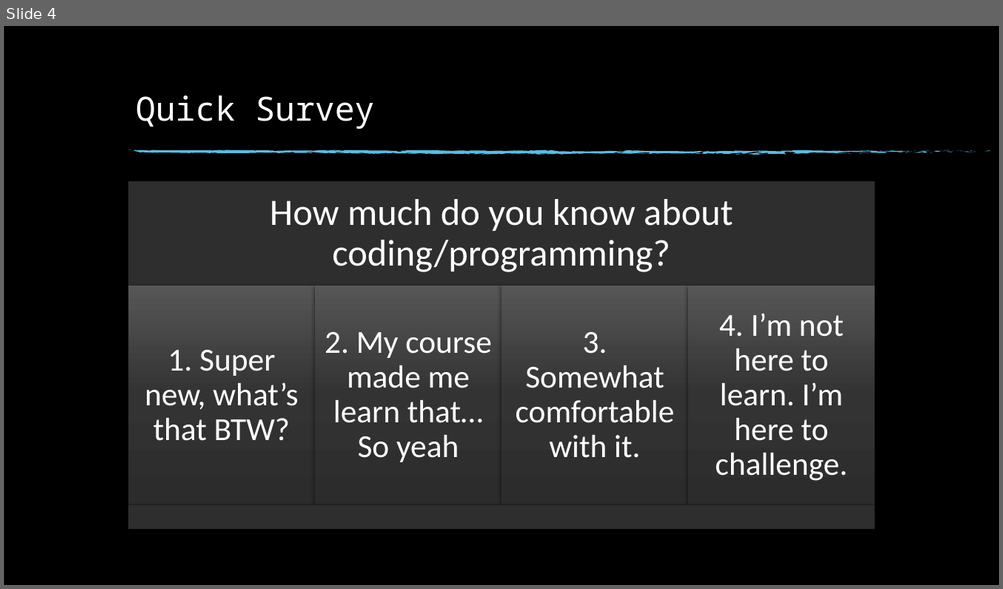
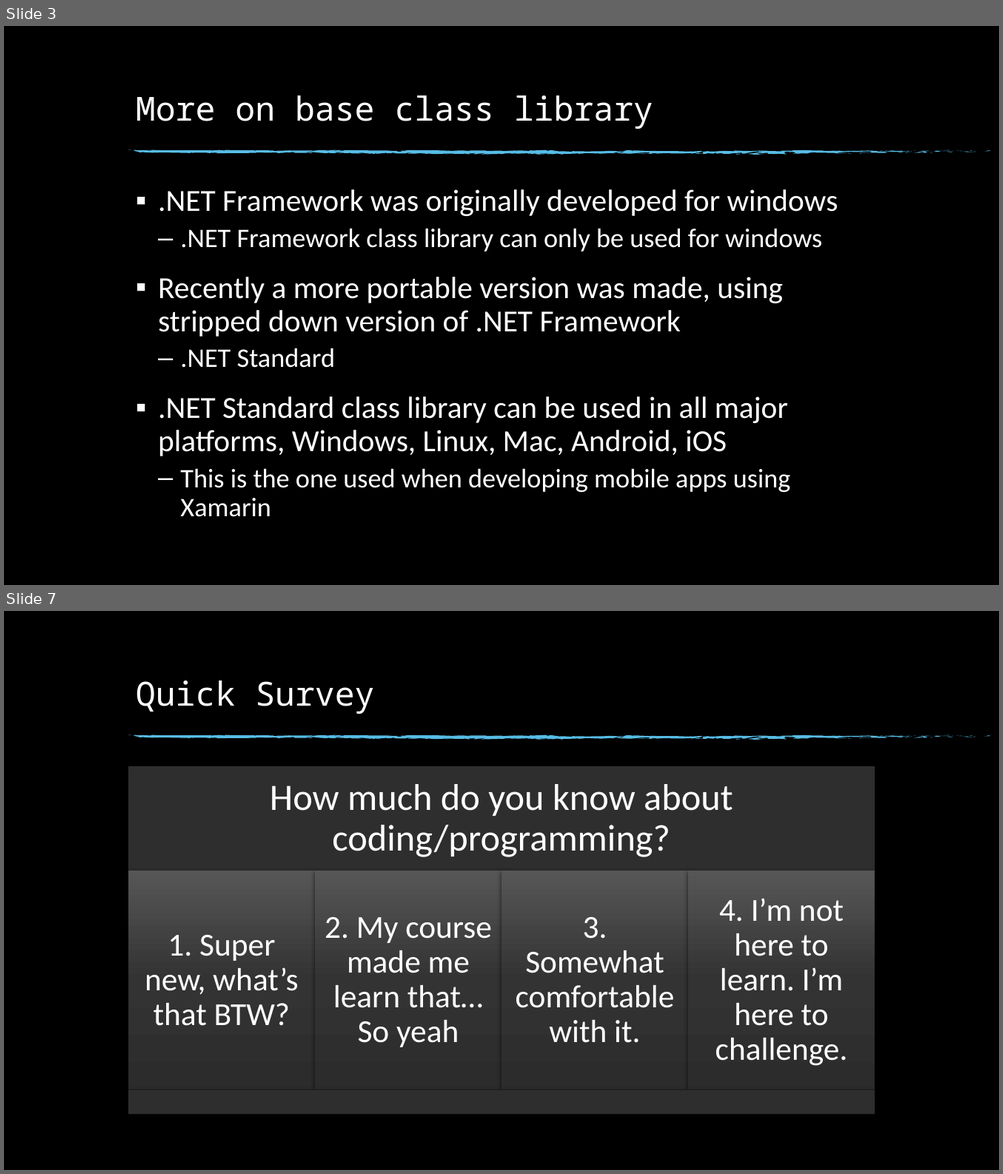
Before and after one commit to NottsCSS/DotNetWorkshop, a slide deck: Week1/Week 1.pptx. Shown one above the other, each under a label of ours: slide 4 before the commit, slides 3 and 7 after it; the slides between them are not shown. The pictures are 1003x589 and 1003x1174 pixels, drawn with LibreOffice and Linux fonts; fonts in the diff are those of the drawing; background and template pictures are left out. Boxes give left, top, right and bottom in pixels: in the first picture for what was removed or moved away, otherwise in the second. Text is boxed around its words. In the diff, an @@ line names an element or a change of style, - is before the commit and + after.

```diff
--- a/Week1/Week 1.pptx
+++ b/Week1/Week 1.pptx
@@ slide 3 added at (4, 26, 999, 585), background picture (left out); not listed: 74 template elements that a slide beside it also shows @@
@@ title added at (136, 96, 653, 129), 32 pt, text #FFFFFF @@
+More on base class library
@@ text added at (158, 190, 838, 517), 29.6 pt, text #FFFFFF @@
+▪ .NET Framework was originally developed for windows
+  – .NET Framework class library can only be used for windows
+▪ Recently a more portable version was made, using stripped down version of .NET Framework
+  – .NET Standard
+▪ .NET Standard class library can be used in all major platforms, Windows, Linux, Mac, Android, iOS
+  – This is the one used when developing mobile apps using Xamarin
@@ what was slide 4 is now slide 7 @@
```
Also in this commit, not shown: 4 slides changed, 6 other slides added.
